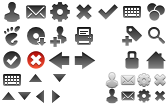
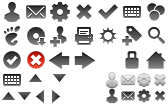
Revision of a layered w=168, h=104 image; what changed, layer by layer:
added layer "visitlight" above "votelight" over [left=99, top=27, right=117, bottom=45]
